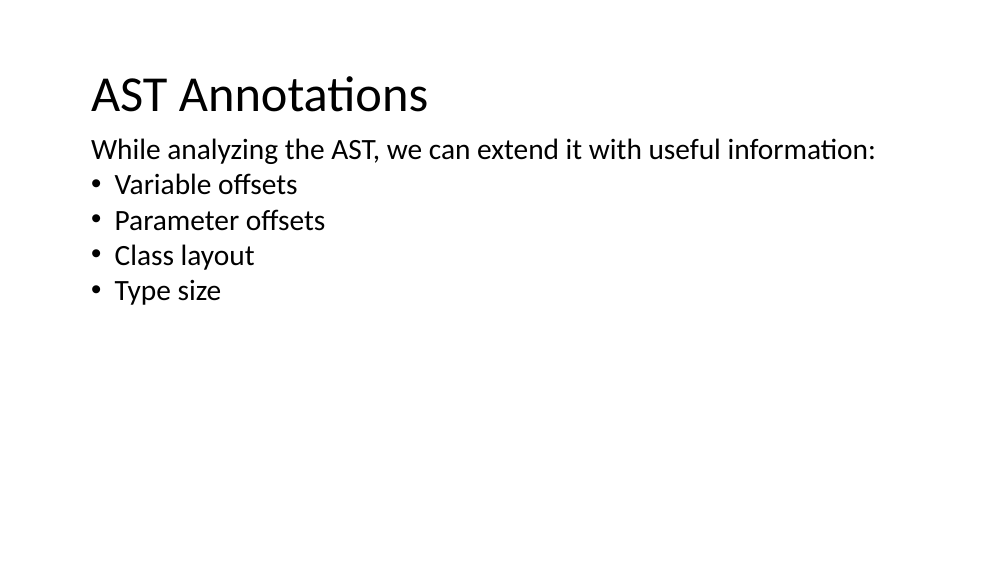
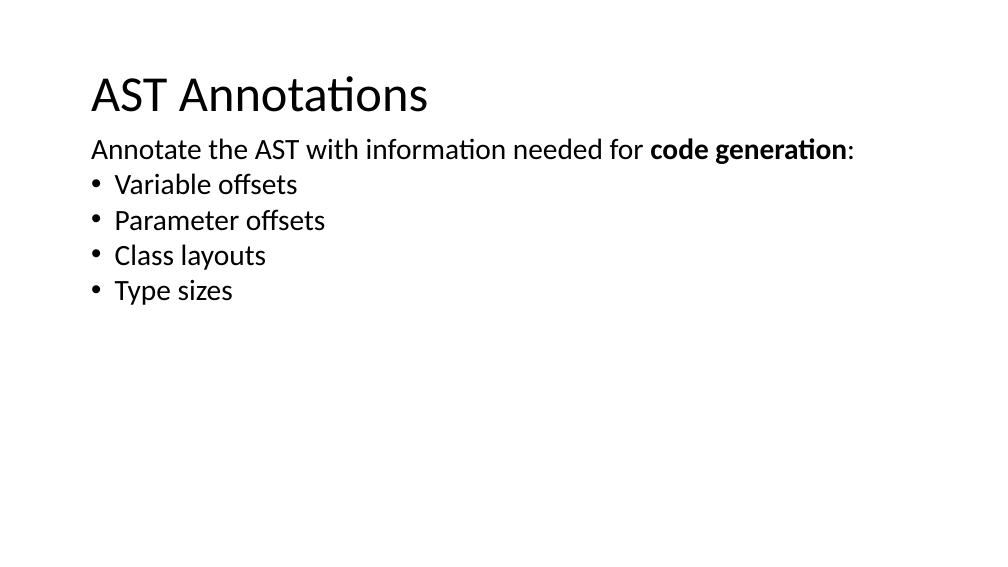
Before and after one commit to nivshani/compilation, a slide deck: slide 144 of slides/semantic.pptx. Drawn at 1008x567 pixels with LibreOffice and Linux fonts; fonts in the diff are those of the drawing. Boxes give left, top, right and bottom in pixels: in the first picture for what was removed or moved away, otherwise in the second. Text is boxed around its words. In the diff, an @@ line names an element or a change of style, - is before the commit and + after.

```diff
--- a/slides/semantic.pptx
+++ b/slides/semantic.pptx
@@ text at (91, 138, 854, 164): text changed @@
-While analyzing the AST, we can extend it with useful information:
+Annotate the AST with information needed for code generation:
@@ text at (115, 244, 266, 305): text changed @@
-• Class layout
-• Type size
+• Class layouts
+• Type sizes
```
Also in this commit, not shown: 20 other slides changed, 28 slides added, 1 other file.
